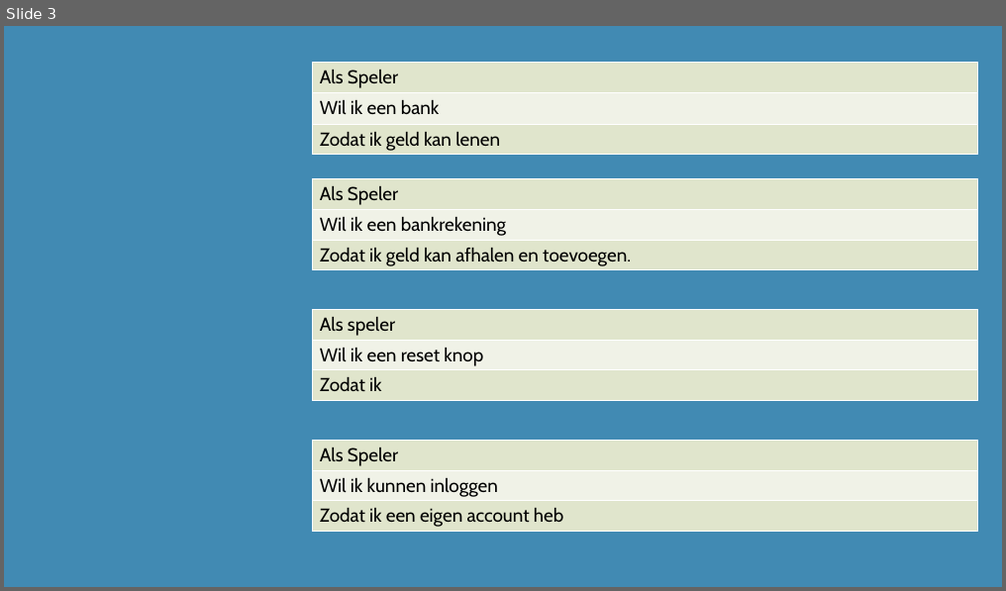
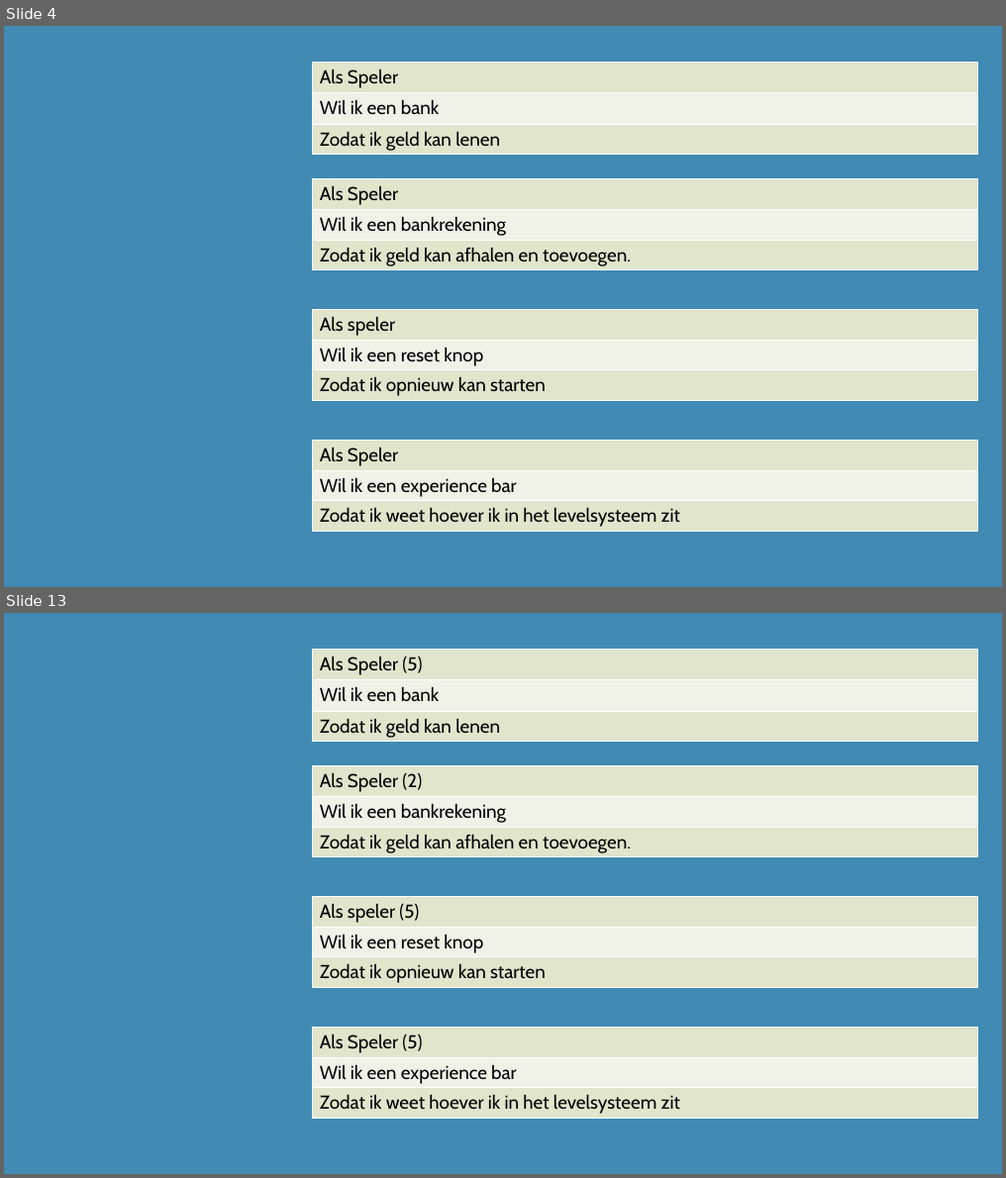
Before and after one commit to DiangeloHaaze/paardenrace, a slide deck: UserStories.pptx. Shown one above the other, each under a label of ours: slide 3 before the commit, slides 4 and 13 after it; the slides between them are not shown. The pictures are 1006x591 and 1006x1178 pixels, drawn with LibreOffice and Linux fonts; fonts in the diff are those of the drawing. Boxes give left, top, right and bottom in pixels: in the first picture for what was removed or moved away, otherwise in the second. Text is boxed around its words. In the diff, an @@ line names an element or a change of style, - is before the commit and + after.

```diff
--- a/UserStories.pptx
+++ b/UserStories.pptx
@@ slide 13 added at (x1=4, y1=613, x2=1002, y2=1174), background #418AB3 @@
@@ table added at (x1=313, y1=650, x2=978, y2=742), 3 rows, 1 columns @@
+Als Speler (5)
+Wil ik een bank
+Zodat ik geld kan lenen
@@ table added at (x1=313, y1=766, x2=978, y2=858), 3 rows, 1 columns @@
+Als Speler (2)
+Wil ik een bankrekening
+Zodat ik geld kan afhalen en toevoegen.
@@ table added at (x1=313, y1=897, x2=978, y2=988), 3 rows, 1 columns @@
+Als speler (5)
+Wil ik een reset knop
+Zodat ik opnieuw kan starten
@@ table added at (x1=313, y1=1027, x2=978, y2=1118), 3 rows, 1 columns @@
+Als Speler (5)
+Wil ik een experience bar
+Zodat ik weet hoever ik in het levelsysteem zit
@@ what was slide 3 is now slide 4 @@
@@ slide 4 changed as well @@
@@ table at (x1=313, y1=310, x2=978, y2=401) @@
-row 3, column 1: Zodat ik
+row 3, column 1: Zodat ik opnieuw kan starten
@@ table at (x1=313, y1=440, x2=978, y2=531) @@
-row 2, column 1: Wil ik kunnen inloggen
+row 2, column 1: Wil ik een experience bar
-row 3, column 1: Zodat ik een eigen account heb
+row 3, column 1: Zodat ik weet hoever ik in het levelsysteem zit
```
Also in this commit, not shown: 1 other slide changed, 27 other slides added.
